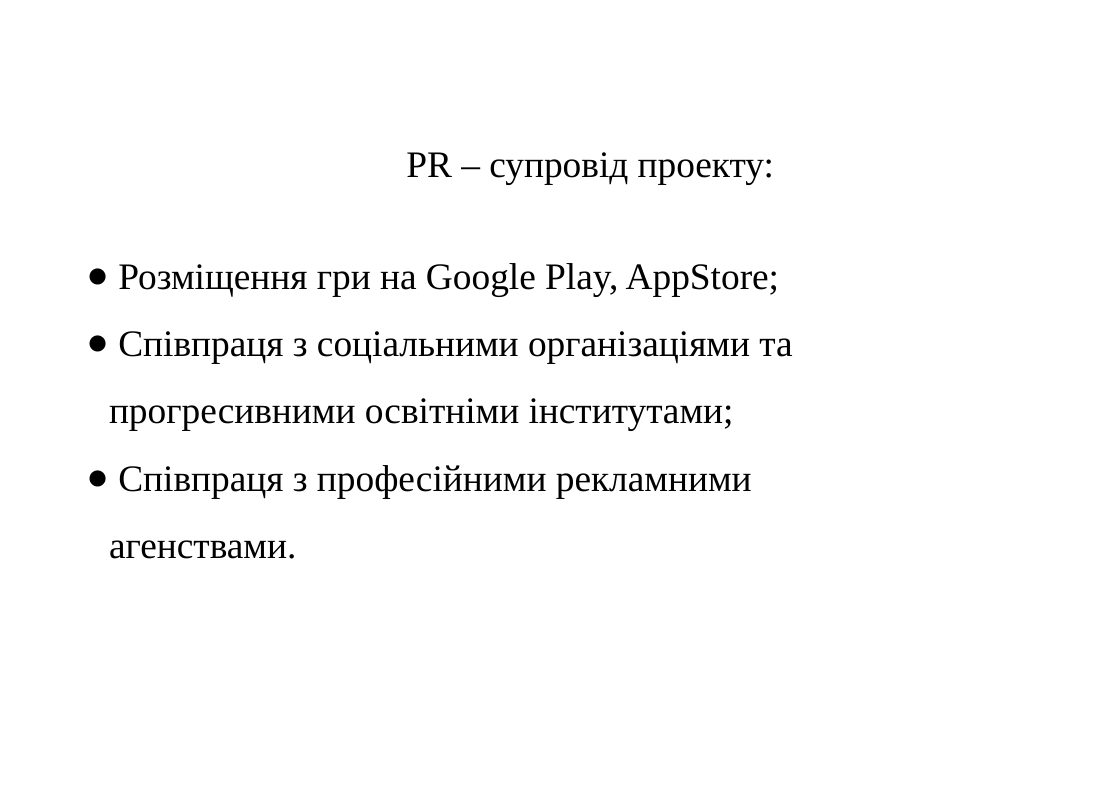
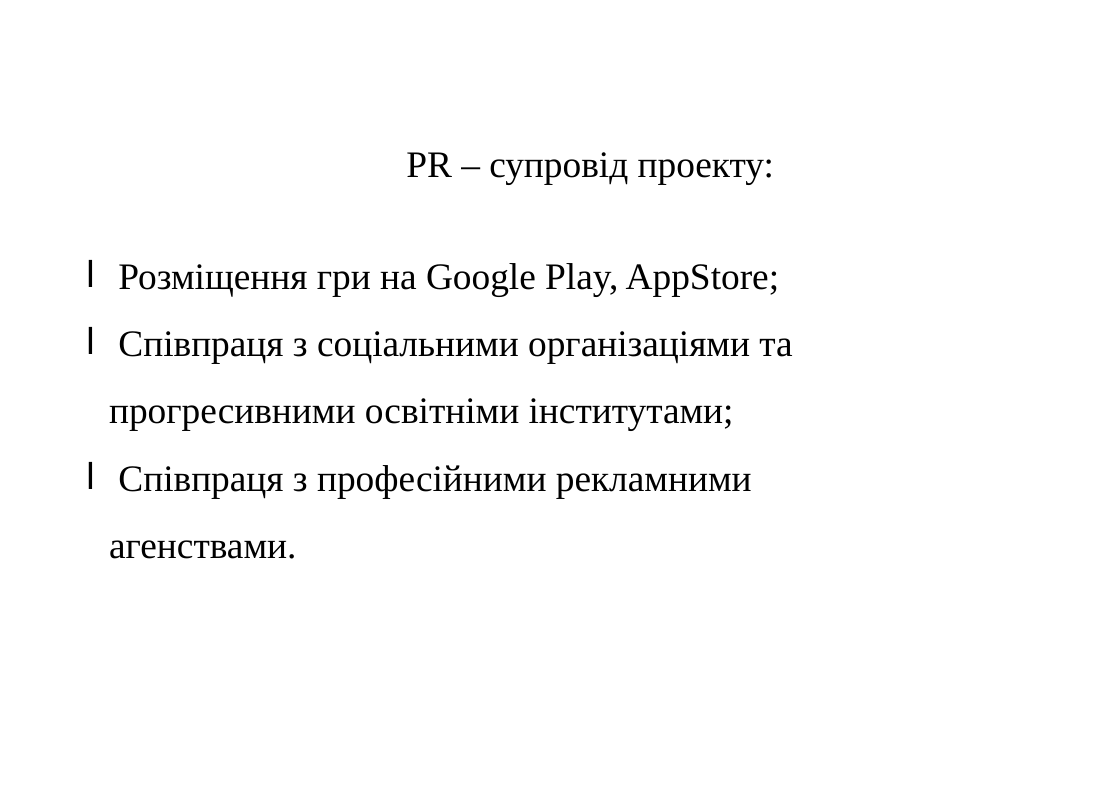
Before and after one commit to plekhotkindmytro/GarbageCollector, a slide deck: slide 5 of Garbage Collector Game.pptx. Drawn at 1120x795 pixels with LibreOffice and Linux fonts; fonts in the diff are those of the drawing; background and template pictures are left out. Boxes give left, top, right and bottom in pixels: in the first picture for what was removed or moved away, otherwise in the second. Text is boxed around its words. In the diff, an @@ line names an element or a change of style, - is before the commit and + after.

```diff
--- a/Garbage Collector Game.pptx
+++ b/Garbage Collector Game.pptx
@@ text "Розміщення гри на Google Play, ..." at [109,263,792,559]: bullet ● to l @@
```
Also in this commit, not shown: 6 other slides changed, 1 other file.
